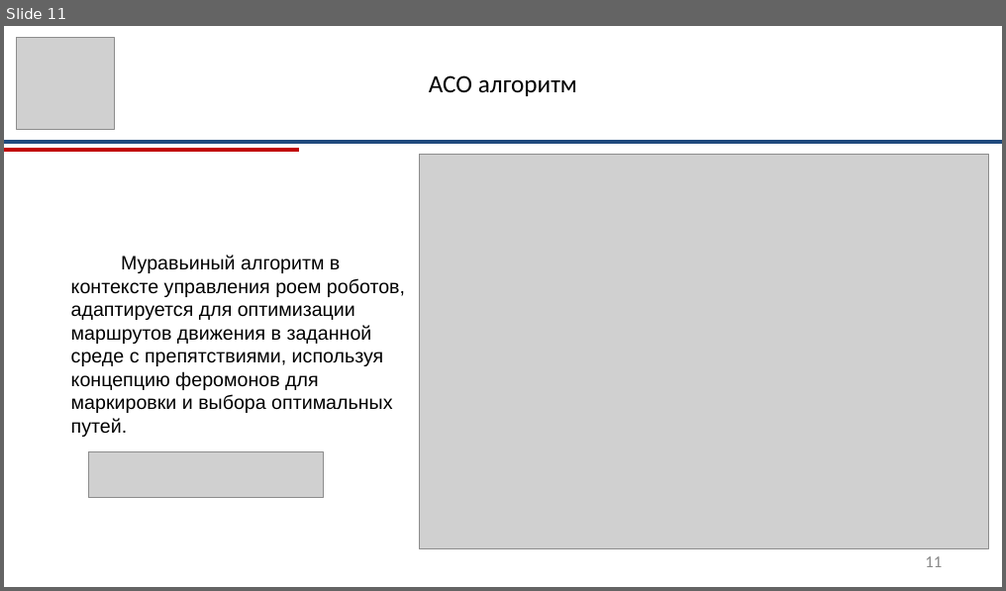
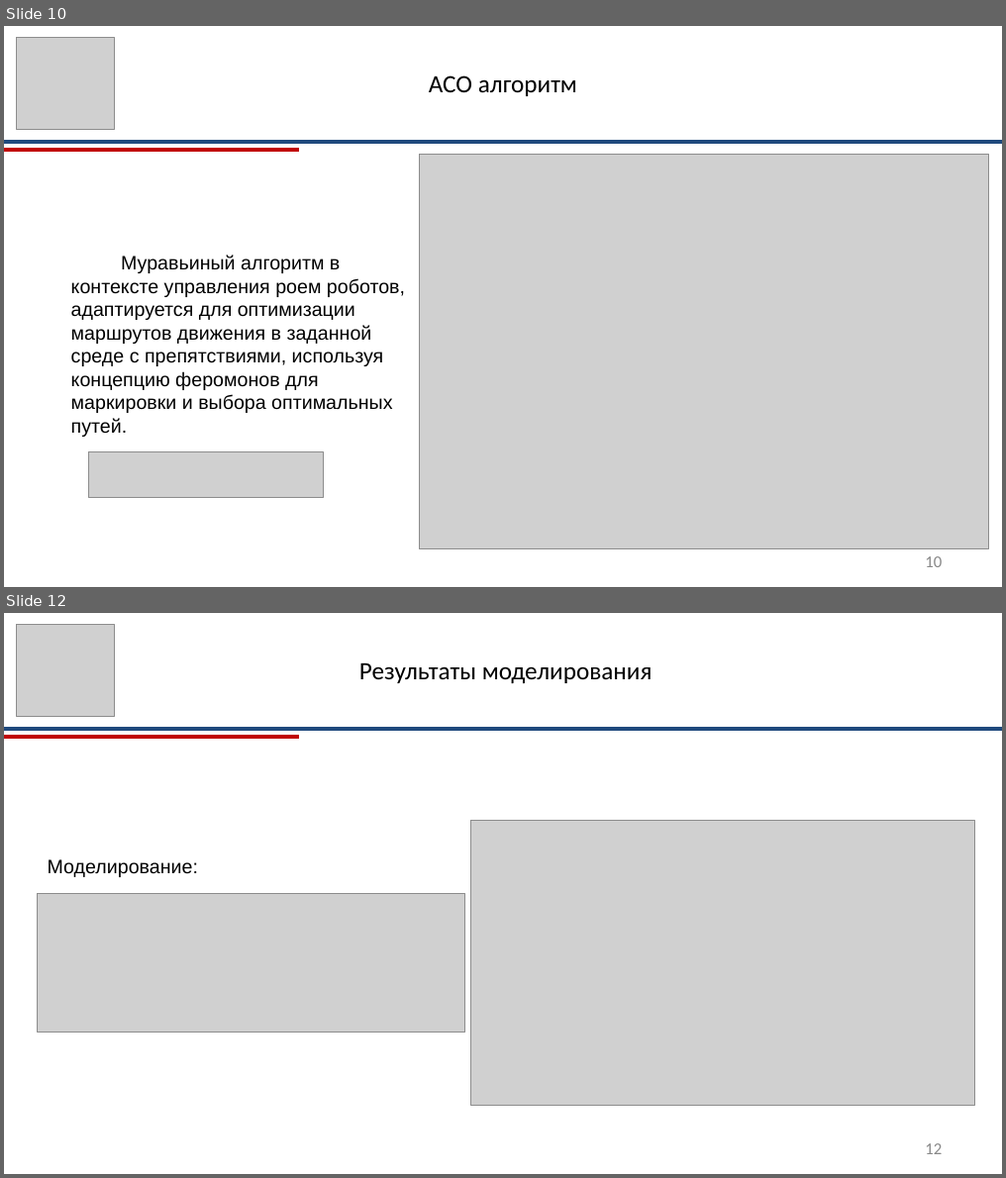
Before and after one commit to RazorvinAndrey/robot_vkr_razorvin, a slide deck: arhive/ВКР_Разорвин_презентация.pptx. Shown one above the other, each under a label of ours: slide 11 before the commit, slides 10 and 12 after it; the slides between them are not shown. The pictures are 1006x591 and 1006x1178 pixels, drawn with LibreOffice and Linux fonts; fonts in the diff are those of the drawing; grey boxes stand for pictures. Boxes give left, top, right and bottom in pixels: in the first picture for what was removed or moved away, otherwise in the second. Text is boxed around its words. In the diff, an @@ line names an element or a change of style, - is before the commit and + after.

```diff
--- a/arhive/ВКР_Разорвин_презентация.pptx
+++ b/arhive/ВКР_Разорвин_презентация.pptx
@@ slide 12 added at box(4, 613, 1002, 1174), background #FFFFFF @@
@@ picture added at box(17, 624, 114, 716) @@
@@ text added at box(359, 663, 652, 683), 18 pt, text #000000 @@
+Результаты моделирования
@@ line added from (4, 729) to (1002, 729), #1F497D 3 pt @@
@@ line added from (4, 737) to (298, 737), #C00000 3 pt @@
@@ picture added at box(471, 821, 975, 1106) @@
@@ text added at box(48, 860, 198, 877), 14 pt, text #000000 @@
+Моделирование:
@@ picture added at box(37, 893, 465, 1032) @@
@@ page number added at box(925, 1144, 942, 1155), 12 pt, text #888888 @@
+12
@@ what was slide 11 is now slide 10 @@
@@ page number at box(925, 557, 942, 568): text changed @@
-11
+10
```
Also in this commit, not shown: 5 slides changed, 3 other slides added, 4 slides removed, 8 other files.
